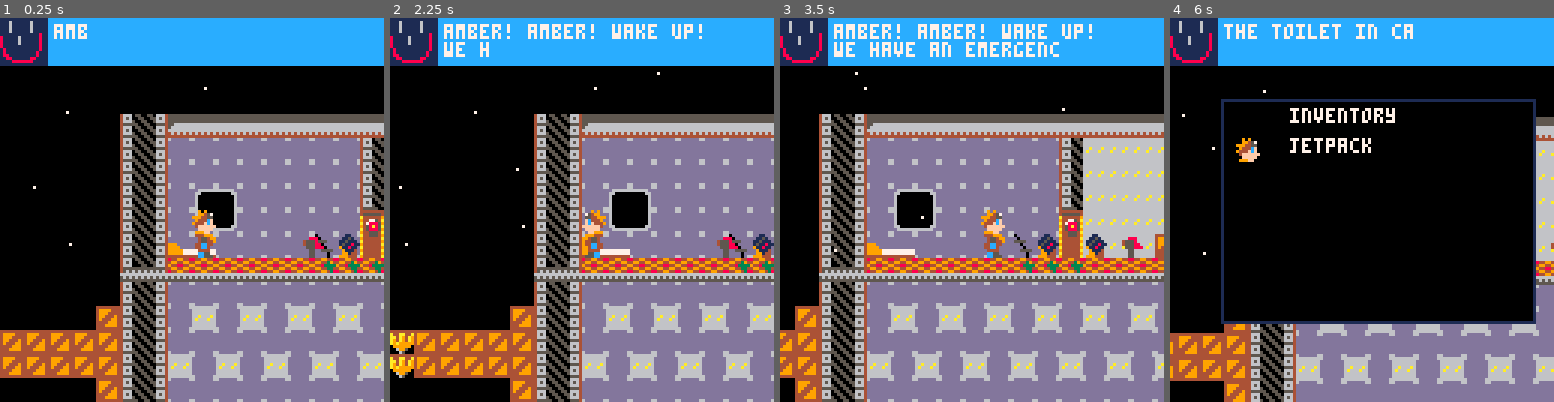
Above: before the commit, frames 1-4 (left to right).
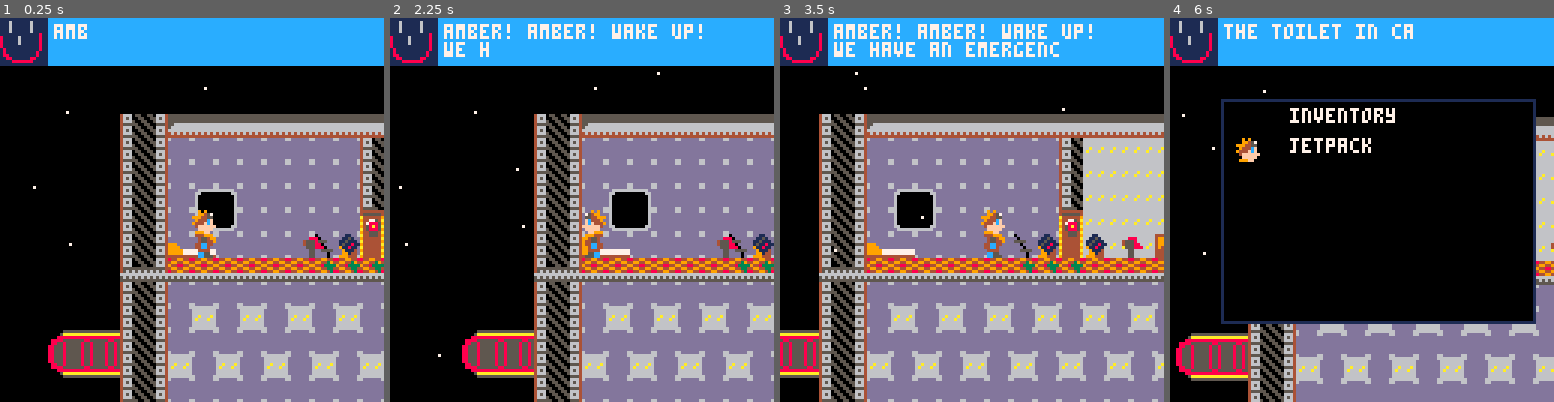
Above: after the commit, the same moments.

Repository: nsatragno/pico8-carts
Game: PICO-8 cartridge space_kludge/space_kludge.p8
Two runs of this game, one before a commit and one after it. Both use one fixed random seed, a clock stepped at 60 frames per second and the inputs below.
Inputs:
- Up to frame 1 (0.25 s): no input
- Up to frame 2 (2.25 s): tap O (Z key) at 0.33, 0.7, 1.43, 2.22 s; tap X (X key) at 1.07, 2.07 s; hold Left from 1.97 s (still down)
- Up to frame 3 (3.5 s): release Left at 2.37 s; tap X (X key) every 0.33 s from 2.4 to 3.4 s; hold Down 2.42-2.82 s; hold Right from 2.87 s (still down); tap O (Z key) at 3.1 s
- Up to frame 4 (6 s): release Right at 3.53 s; hold Up 3.58-4.08 s; tap X (X key) every 0.33 s from 3.73 to 5.73 s; tap O (Z key) at 3.98, 4.87, 5.75 s; hold Right 4.13-4.53 s; hold Down 4.58-5.08 s; hold Left 5.13-5.8 s; hold Up from 5.85 s (still down)

The runs differ from the first frame. In frame 1, 4.7% of the frame differs, in the area x 0-32%, y 75-100%; in frame 2, 5.3%, in the area x 0-38%, y 75-100%; in frame 3, 2.1%; in frame 4, 3.0%.

Commit message:
More programmer art.

Diff:
--- a/space_kludge/space_kludge.p8
+++ b/space_kludge/space_kludge.p8
@@ -874,10 +874,10 @@
 0000000000000000505155566565656564656363636370707070707063636370707070636363636363636363707070707070636363636363636363636370705051494949495051636363636363635051606060606060606060606060606060606060606042424200000000000000000000000000000000000000000000000000
 0000000000000000474640404040404041414140404040404040404140404041414040404140404040404040404040404040404040404040404040404040404746494949494746404040404040404746404040404040404040404040404040404040404040404242420000000000000000000000000000000000000000000000
 0000000000000000505165656565656565656565656565656565656565656565656565656565656565656565656565656565656565656565656565656565655051404949405067676767676767676763636363636363636363636363636363636363636363636363424242000000000000000000000000000000000000000000
-0000000000000070505165636563656365636563656365636563656365636563656365636563656365636563656365636563656365636563656365636563655051494949495067676767676767676763636363636363636363636363636363636363636363636363636342424200000000000000000000000000000000000000
-0071717070707070505165656565656565656565656565656565656565656565656565656565656565656565656565656565656565656565656565656565655051494949495067676767676767676763636363636363636363636363636363636363636363636363636363634242420000000000000000000000000000000000
-0071717070707070505163656365636563656365636563656365636563656365636563656365636563656365636563656365636563656365636563656365634746404949405067676767676767676763636363636363636363636363636363636363636363636363636363636363424242000000000000000000000000000000
-0000000000000070505165656565656565656565656565656565656565656565656565656565656565656565656565656565656565656565656565656565656565494949495067676767676767676763636363636363636363636363636363636363636363636363636363636363636342424200000000000000000000000000
+0000000000000000505165636563656365636563656365636563656365636563656365636563656365636563656365636563656365636563656365636563655051494949495067676767676767676763636363636363636363636363636363636363636363636363636342424200000000000000000000000000000000000000
+00000000004c4d4d505165656565656565656565656565656565656565656565656565656565656565656565656565656565656565656565656565656565655051494949495067676767676767676763636363636363636363636363636363636363636363636363636363634242420000000000000000000000000000000000
+00000000005c5d5d505163656365636563656365636563656365636563656365636563656365636563656365636563656365636563656365636563656365634746404949405067676767676767676763636363636363636363636363636363636363636363636363636363636363424242000000000000000000000000000000
+0000000000000000505165656565656565656565656565656565656565656565656565656565656565656565656565656565656565656565656565656565656565494949495067676767676767676763636363636363636363636363636363636363636363636363636363636363636342424200000000000000000000000000
 0000000000000000505165656565656565656565656565656565656565656565656565656565656565656565656565656565656565656565656565656565656565494949495067676767676767676763636363636363636363636363636363636363636363636363636363636363636363634242420000000000000000000000
 0000000000000000474640404040404040404040404040404040404040404040404040404040404040404040404040404040404040404040404040404040405051494949495044676767676767676763636363636363636363636363636363636363636363636363636363636363636363636363424242000000000000000000
 0000000000000000636767676767676767676767676767676767676767676767676767676767676767676767676767676767676767676767676767676767675051496049495051676767676767676763636363636363636363636363636363636363636363636363636363636363636363636363636342424200000000000000
Not shown, changed: 20 lines of the sprite sheet (__gfx__) section of space_kludge/space_kludge.p8
